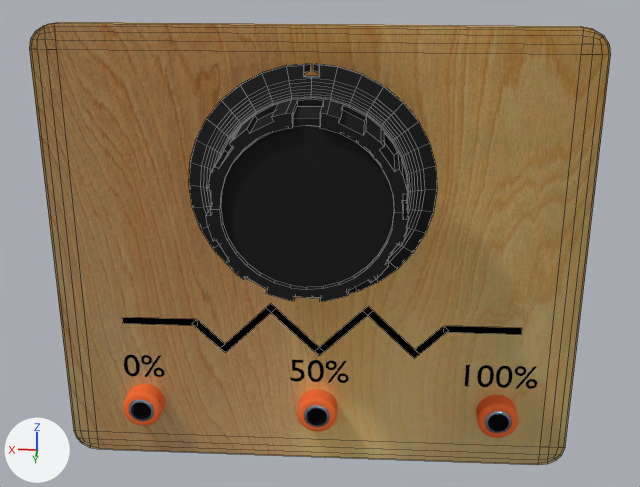
The Blender file SecuenciaLabSimulator/Assets/Prefabs/Potenciometro.blend as it was, and as the next commit left it.
Rendered twice from a camera (50 mm lens) standing at (-0.62, 9.31, 3.79) and looking at (-0.09, 0.54, 0.4). The axes (+X, +Y, +Z) are drawn at lower left. The lights are the same throughout. Mesh edges are drawn as thin lines on the coarser meshes.
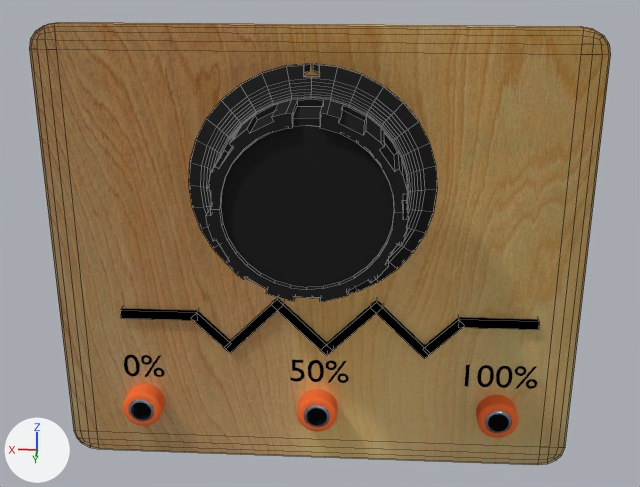
Boxes [x1, y1, x2, y2] around the edits, measured in the pictures (640 x 487 px):
'Plane.006', added (black)
    after: [459, 317, 539, 330]
'Plane.001', added (black)
    after: [120, 308, 198, 321]
'Plane.005', added (black)
    after: [321, 300, 382, 356]
'Plane.004', added (black)
    after: [372, 300, 430, 359]
'Plane.002', added (black)
    after: [225, 297, 283, 353]
'Plane.003', added (black)
    after: [272, 298, 332, 355]
'plane1.001', deleted (black)
    before: [444, 326, 522, 335]
'plane1', deleted (black)
    before: [122, 317, 197, 326]
'plane1.006', deleted (black)
    before: [315, 306, 373, 355]
'plane1.003', deleted (black)
    before: [220, 304, 276, 353]
'plane1.007', deleted (black)
    before: [368, 311, 420, 359]
'Plane.007', added (black)
    after: [425, 318, 464, 355]
'Plane.000', added (black)
    after: [192, 311, 231, 348]
'plane1.005', deleted (black)
    before: [271, 309, 320, 356]
'plane1.004', deleted
    before: [415, 326, 448, 354]
'plane1.002', deleted
    before: [195, 320, 225, 348]

The change in detail:
Mesh me_cube_006 is new.
It is a box spanning x -1.0..1.0, y -1.0..1.0, z -1.0..1.0.
It uses material mat_lestras (black #000000).
Mesh me_cube_007 is new.
It is a box spanning x -1.0..1.0, y -1.0..1.0, z -1.0..1.0.
It uses material mat_lestras (black #000000).
Mesh me_cube_004 is new.
It is a box spanning x -1.0..1.0, y -1.0..1.0, z -1.0..1.0.
It uses material mat_lestras (black #000000).
Mesh me_cube_005 is new.
It is a box spanning x -1.0..1.0, y -1.0..1.0, z -1.0..1.0.
It uses material mat_lestras (black #000000).
Mesh me_cube_003 is new.
It is a box spanning x -1.0..1.0, y -1.0..1.0, z -1.0..1.0.
It uses material mat_lestras (black #000000).
Mesh me_cube_002 is new.
It is a box spanning x -1.0..1.0, y -1.0..1.0, z -1.0..1.0.
It uses material mat_lestras (black #000000).
Mesh me_cube_000 is new.
It is a box spanning x -1.0..1.0, y -1.0..1.0, z -1.0..1.0.
It uses material mat_lestras (black #000000).
Mesh me_cube_018 is new.
It is a box spanning x -1.0..1.0, y -1.0..1.0, z -1.0..1.0.
It uses material mat_lestras (black #000000).
Object 'plane1.001' (ob_plane1_001) is deleted.
Object 'plane1.004' (ob_plane1_004) is deleted.
Object 'plane1.007' (ob_plane1_007) is deleted.
Object 'plane1.006' (ob_plane1_006) is deleted.
Object 'plane1.005' (ob_plane1_005) is deleted.
Object 'plane1.003' (ob_plane1_003) is deleted.
Object 'plane1.002' (ob_plane1_002) is deleted.
Object 'plane1' (ob_plane1) is deleted.
Object 'Plane.006' (ob_plane_006) is new; it shows me_cube_006.
Its location is (-2.09, 0.072, -0.694).
Its rotation in degrees is (0, 90, 0).
Its scale is (0.05, 0.065, 0.45).
Object 'Plane.007' (ob_plane_007) is new; it shows me_cube_007.
Its location is (-1.478, 0.072, -0.876).
Its rotation in degrees is (0, -45, 0).
Its scale is (0.05, 0.065, 0.275).
Object 'Plane.004' (ob_plane_004) is new; it shows me_cube_004.
Its location is (-0.988, 0.072, -0.803).
Its rotation in degrees is (0, 45, 0).
Its scale is (0.05, 0.065, 0.45).
Object 'Plane.005' (ob_plane_005) is new; it shows me_cube_005.
Its location is (-0.419, 0.072, -0.803).
Its rotation in degrees is (0, -45, 0).
Its scale is (0.05, 0.065, 0.45).
Object 'Plane.003' (ob_plane_003) is new; it shows me_cube_003.
Its location is (0.144, 0.072, -0.803).
Its rotation in degrees is (0, 45, 0).
Its scale is (0.05, 0.065, 0.45).
Object 'Plane.002' (ob_plane_002) is new; it shows me_cube_002.
Its location is (0.712, 0.072, -0.803).
Its rotation in degrees is (0, -45, 0).
Its scale is (0.05, 0.065, 0.45).
Object 'Plane.000' (ob_plane_000) is new; it shows me_cube_000.
Its location is (1.205, 0.072, -0.876).
Its rotation in degrees is (0, 45, 0).
Its scale is (0.05, 0.065, 0.275).
Object 'Plane.001' (ob_plane_001) is new; it shows me_cube_018.
Its location is (1.811, 0.072, -0.694).
Its rotation in degrees is (0, 90, 0).
Its scale is (0.05, 0.065, 0.45).
